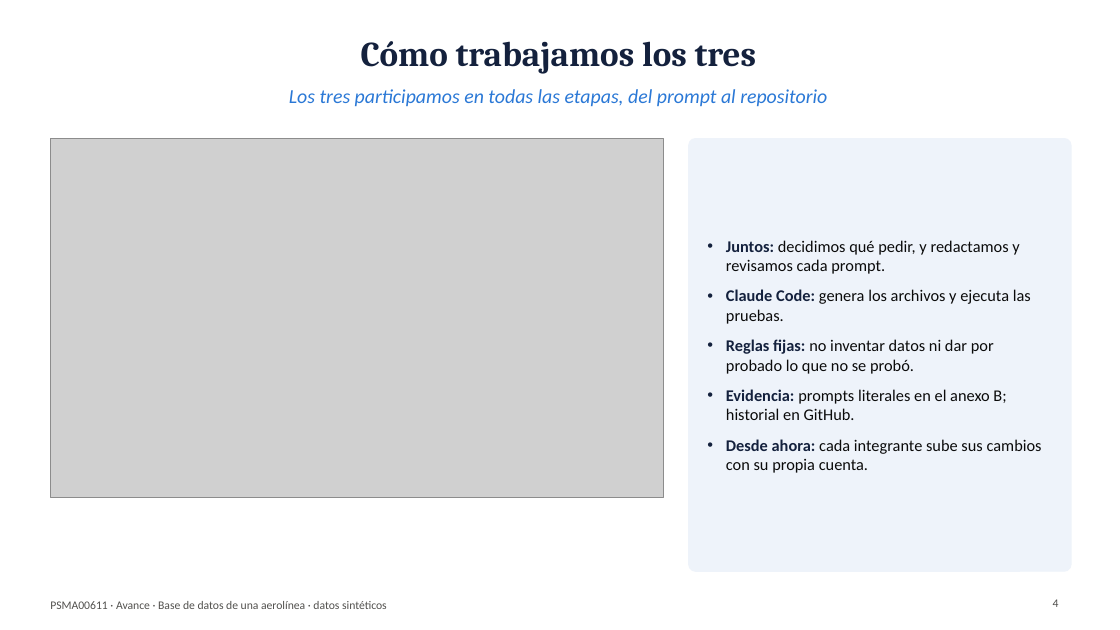
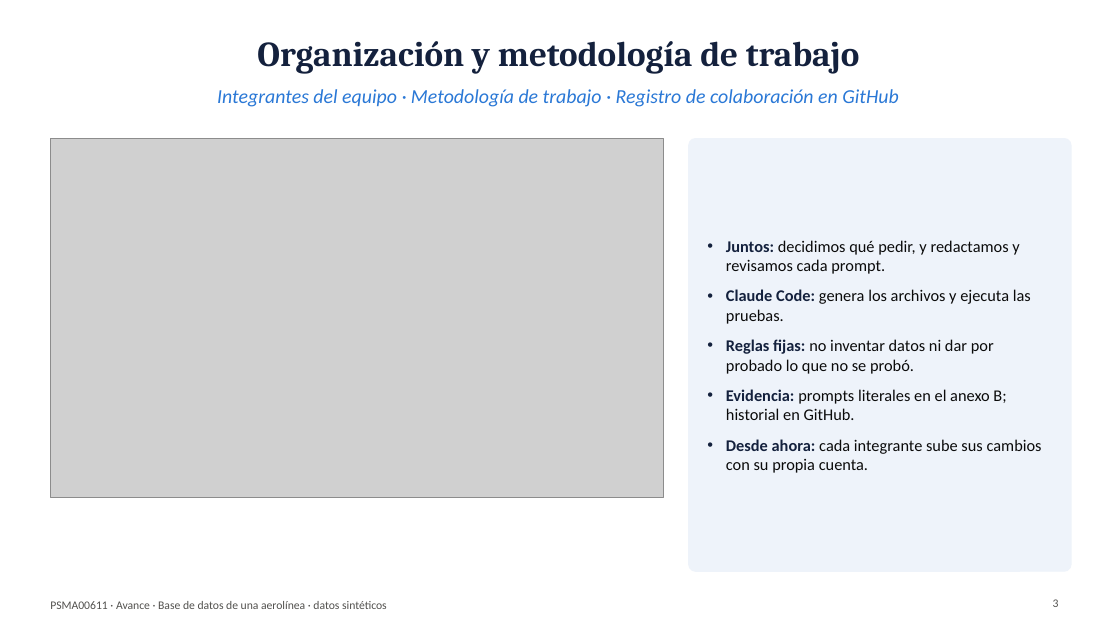
Before and after one commit to CARLOSDELOSRIOS/aerolinea-bd-psma00611, a slide deck: slide 3 of slides/presentacion_avance_PSMA00611.pptx (slide 4 before the commit). Drawn at 1120x630 pixels with LibreOffice and Linux fonts; fonts in the diff are those of the drawing; grey boxes stand for pictures. Boxes give left, top, right and bottom in pixels: in the first picture for what was removed or moved away, otherwise in the second. Text is boxed around its words. In the diff, an @@ line names an element or a change of style, - is before the commit and + after.

```diff
--- a/slides/presentacion_avance_PSMA00611.pptx
+++ b/slides/presentacion_avance_PSMA00611.pptx
@@ title at (257, 41, 860, 74): text changed @@
-Cómo trabajamos los tres
+Organización y metodología de trabajo
@@ text at (217, 89, 899, 107): text changed @@
-Los tres participamos en todas las etapas, del prompt al repositorio
+Integrantes del equipo · Metodología de trabajo · Registro de colaboración en GitHub
@@ page number at (1053, 599, 1059, 607): text changed @@
-4
+3
```
Also in this commit, not shown: 12 other slides changed, 3 other files.
